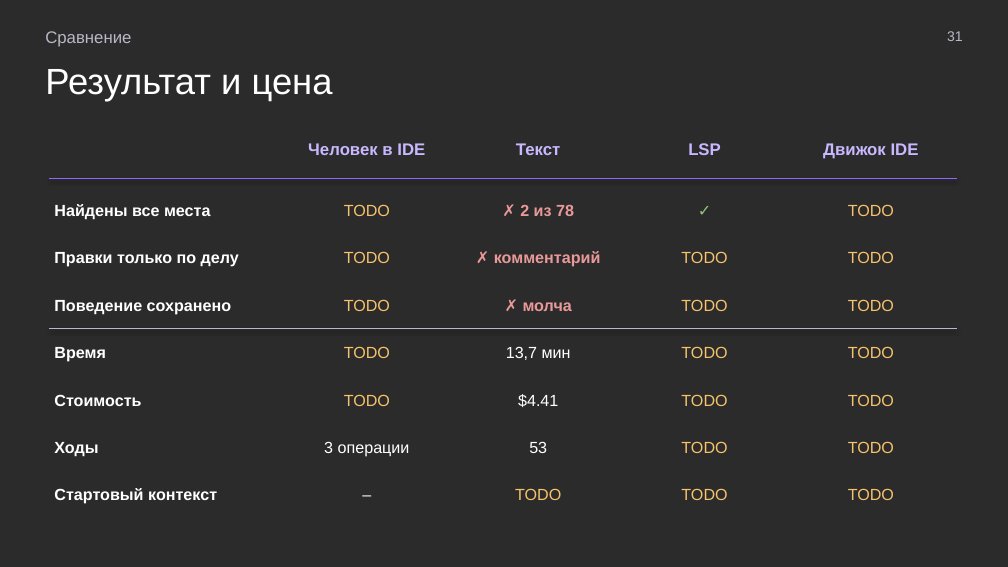
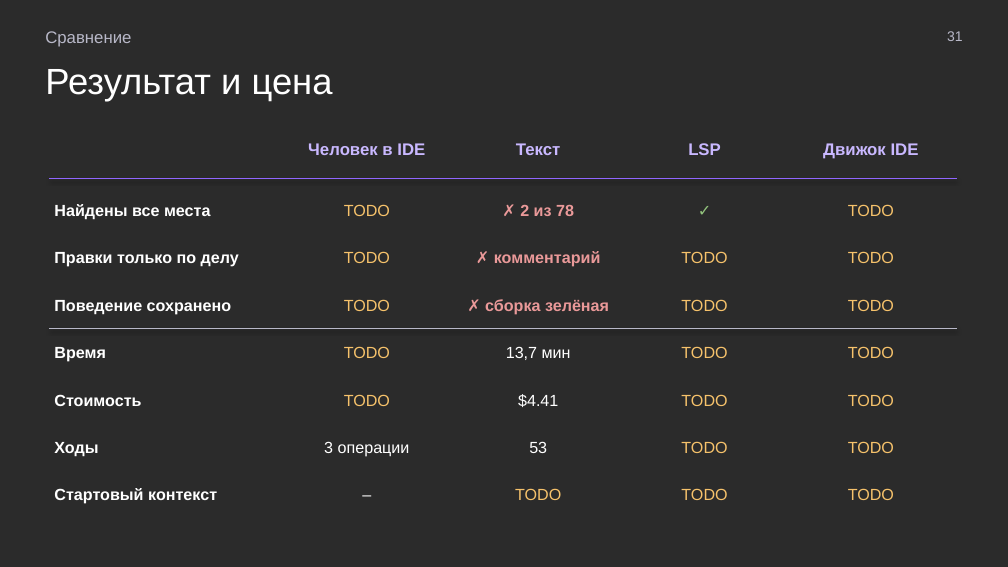
Before and after one commit to MchKosticyn/ide-refactoring-in-ai-agents, a slide deck: slide 31 of Доклад_ Рефакторинг в ИИ-агентах.pptx. Drawn at 1008x567 pixels with LibreOffice and Linux fonts; fonts in the diff are those of the drawing; background and template pictures are left out; a plain dark background stands for a picture behind light text. Boxes give left, top, right and bottom in pixels: in the first picture for what was removed or moved away, otherwise in the second. Text is boxed around its words. In the diff, an @@ line names an element or a change of style, - is before the commit and + after.

Commit message:
Description before demo in each approach; no cross-approach text on approach slides; merge manual edits

```diff
--- a/Доклад_ Рефакторинг в ИИ-агентах.pptx
+++ b/Доклад_ Рефакторинг в ИИ-агентах.pptx
@@ text at (485, 299, 609, 315): text changed @@
-✗ молча
+✗ сборка зелёная
```
Also in this commit, not shown: 12 other slides changed, 1 other file.
